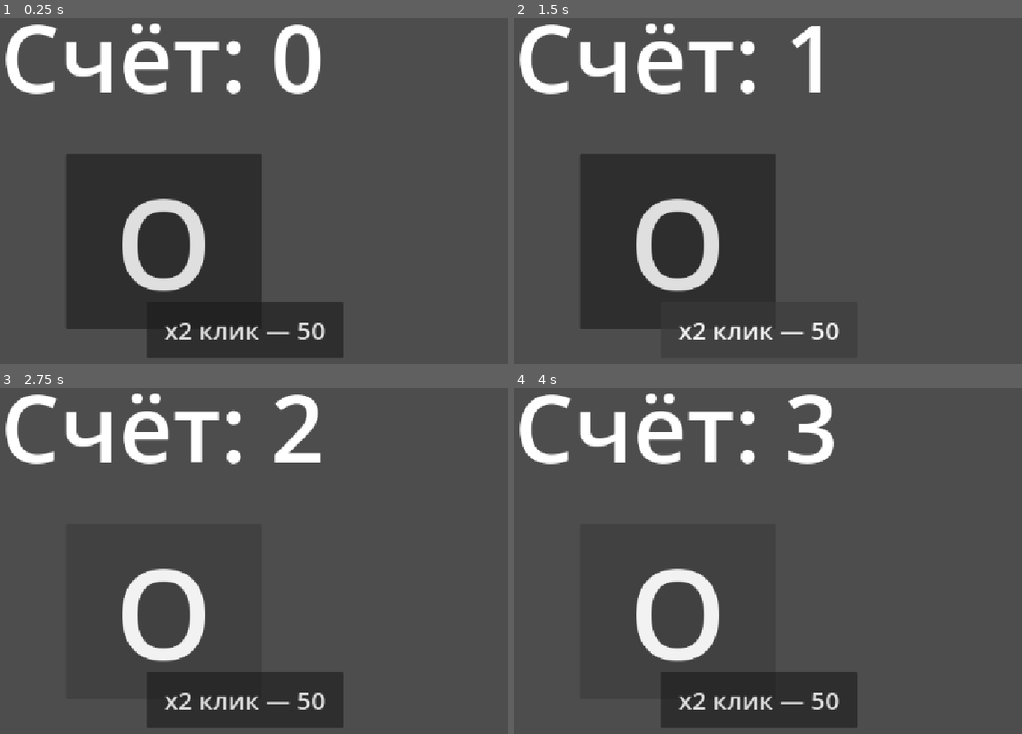
Above: before the commit, frames 1-4 (two rows, left to right).
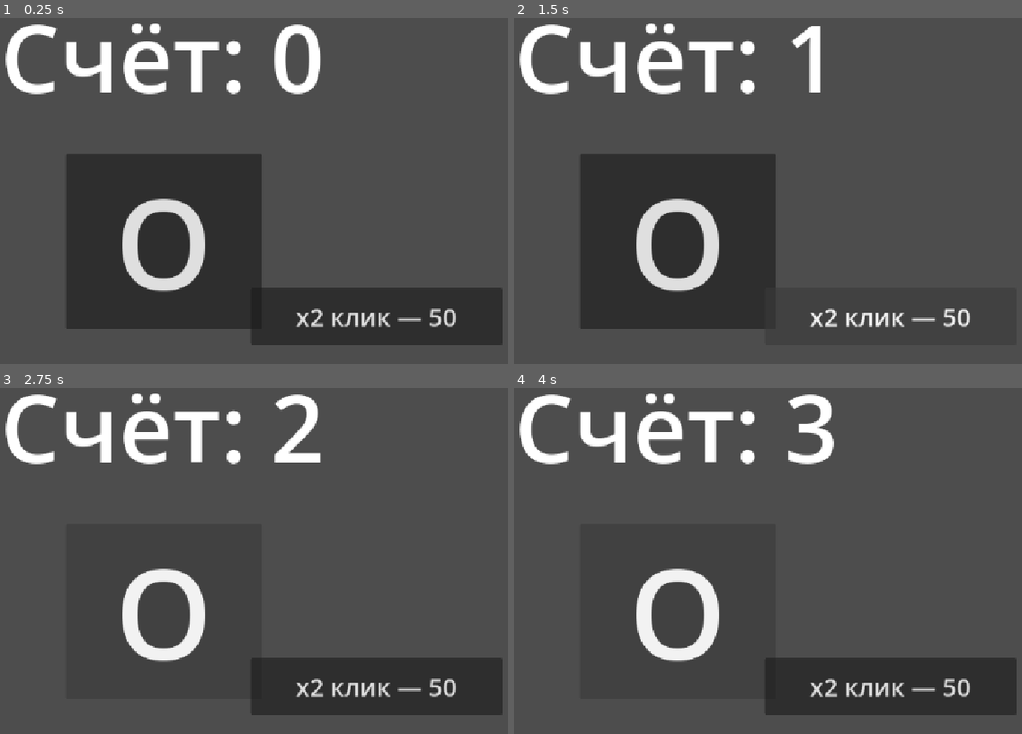
Above: after the commit, the same moments.

Repository: k98879971-bit/-
Game: Godot game, scene res://control.tscn
The game is run twice, just before and just after one commit, with the same random seed, the same clock (stepped at 60 frames per second) and the same inputs.
Inputs:
- Up to frame 1 (0.25 s): no input
- Up to frame 2 (1.5 s): click "O" at 0.5 s; click "x2 клик — 50" at 1.25 s
- Up to frame 3 (2.75 s): click "O" at 2 s
- Up to frame 4 (4 s): click "x2 клик — 50" at 2.75 s; click "O" at 3.5 s

The runs differ from the first frame. In frame 1, 8.5% of the frame differs, in the area x 29-99%, y 77-99%; in frame 2, 1.2%; in frame 3, 8.5%; in frame 4, 8.5%.

Commit message:
fix: кнопка магазина в правой половине экрана (привязка к якорям 60–95%)

Diff:
--- a/control.tscn
+++ b/control.tscn
@@ -30,11 +30,14 @@
 text = "Coins"
 
 [node name="ShopButton" type="Button" parent="." unique_id=27179283]
-layout_mode = 0
-offset_left = 525.0
-offset_top = 540.0
-offset_right = 839.0
-offset_bottom = 630.0
+layout_mode = 1
+anchors_preset = 0
+anchor_left = 0.6
+anchor_top = 0.8
+anchor_right = 0.95
+anchor_bottom = 0.94
+grow_horizontal = 2
+grow_vertical = 2
 theme_override_font_sizes/font_size = 40
 text = "x2 клик — 50"
 
